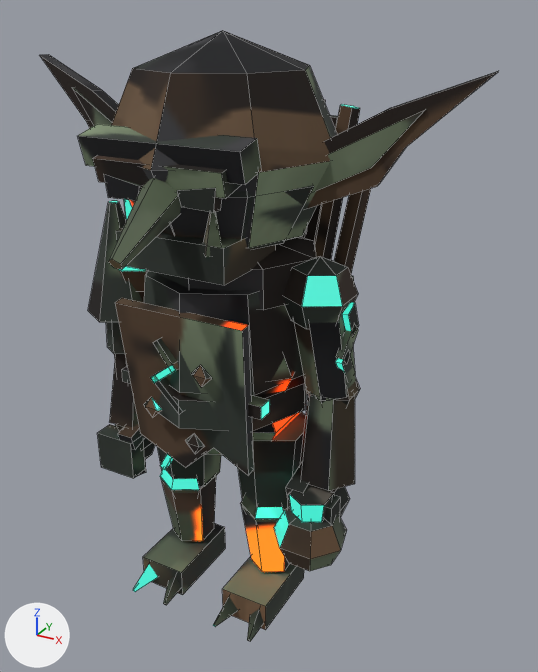
Renders of the Blender file assets/models/src/torch_goblin.blend from each side of a commit.
Before and after are seen from a 50 mm lens placed at (0.699, -1.105, 1.132), pointed at (0.083, 0.015, 0.572). Arrows for +X, +Y and +Z are at lower left; the lights stay in place. The picture after the commit comes second. Mesh edges are drawn as thin lines.

The first picture shows 'TorchGoblinMesh'.
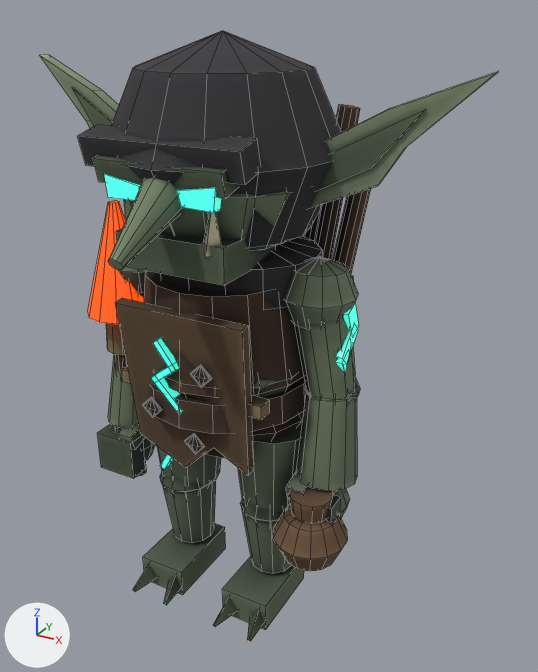
Boxes [x1, y1, x2, y2] around the edits, measured in the pictures (538 x 672 px):
part 1 of me_torchgoblinmesh, built on
    before: [144, 365, 212, 454]
    after: [88, 30, 371, 574]
part 2 of me_torchgoblinmesh, shading changed
    both: [40, 54, 498, 642]

The change, as a diff of the scene's bpy script:
```diff
--- a/assets/models/src/torch_goblin.blend.py
+++ b/assets/models/src/torch_goblin.blend.py
@@ me_torchgoblinmesh @@
 # used by ob_torchgoblinmesh; location = (0.0, 0.0, 0.0)
-me_torchgoblinmesh.from_pydata(...)  # 841 vertices, 762 faces; spans x -0.442..0.442, y -0.306..0.223, z 0.0..1.1
+me_torchgoblinmesh.from_pydata(...)  # 1386 vertices, 1292 faces; spans x -0.442..0.442, y -0.306..0.223, z 0.0..1.1
+# me_torchgoblinmesh part 1: 12 vertices removed from x -0.081..0.071, y -0.17..-0.163, z 0.42..0.56; 557 vertices added at x -0.295..0.293, y -0.305..0.216, z 0.067..1.044
+# me_torchgoblinmesh part 2: 200 kept faces spanning x -0.442..0.442, y -0.194..0.21, z 0.0..1.05 are now shaded smooth
 me_torchgoblinmesh.materials.append(mat_torchgoblinmesh_baked)
```
